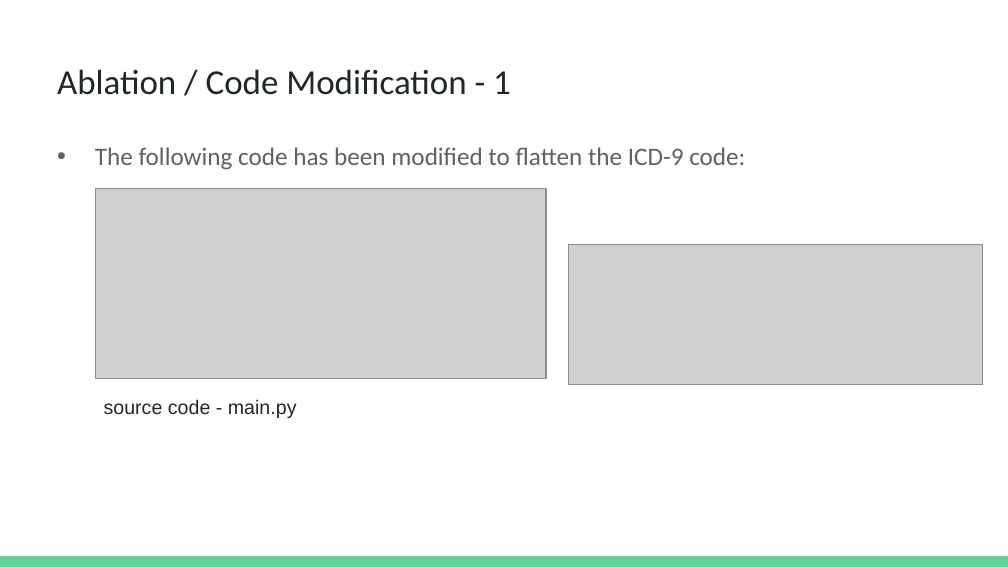
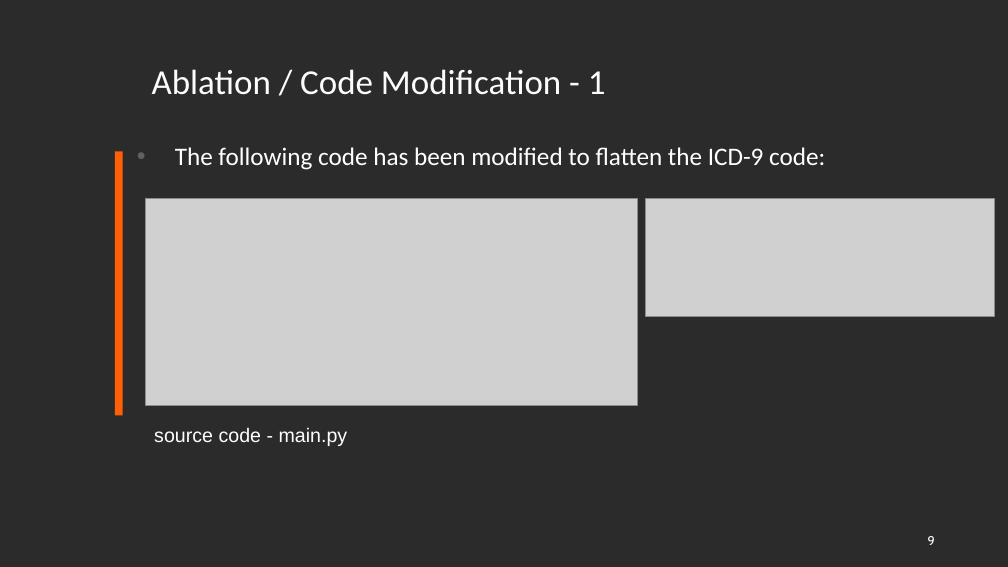
Before and after one commit to dbiswas0605/MCS-DS-CS598-DLH-HiCu, a slide deck: slide 9 of Presentation/CS598 DL4H Project Presentation.pptx. Drawn at 1008x567 pixels with LibreOffice and Linux fonts; fonts in the diff are those of the drawing; grey boxes stand for pictures; background and template pictures are left out; a plain dark background stands for a picture behind light text. Boxes give left, top, right and bottom in pixels: in the first picture for what was removed or moved away, otherwise in the second. Text is boxed around its words. In the diff, an @@ line names an element or a change of style, - is before the commit and + after.

```diff
--- a/Presentation/CS598 DL4H Project Presentation.pptx
+++ b/Presentation/CS598 DL4H Project Presentation.pptx
@@ background #FFFFFF to picture (left out) @@
@@ title "Ablation / Code Modification - ...": place and size @@
-title "Ablation / Code Modification - ..." at [57,69,511,95]
+title "Ablation / Code Modification - ..." at [152,69,606,95]
@@ title "Ablation / Code Modification - ..." at [152,69,606,95]: text colour #202729 to #FAFDFB @@
@@ text "The following code has been ...": place and size @@
-text "The following code has been ..." at [95,147,745,170]
+text "The following code has been ..." at [175,147,825,170]
@@ text "The following code has been ..." at [175,147,825,170]: text colour #616161 to #FFFFFF @@
@@ rectangle added at [115,151,123,415], fill #FF5F05 @@
@@ picture: place and size @@
-picture at [95,188,545,378]
+picture at [146,199,638,405]
@@ picture: place and size @@
-picture at [569,244,983,384]
+picture at [645,199,994,317]
@@ text "source code - main.py": place and size @@
-text "source code - main.py" at [104,399,297,418]
+text "source code - main.py" at [154,427,348,446]
@@ text "source code - main.py" at [154,427,348,446]: text colour #202729 to #FFFDFF @@
@@ page number added at [928,536,935,545], 9 pt, text #FFFFFF @@
+9
@@ rectangle removed at [0,556,1008,567] @@
```
Also in this commit, not shown: 13 other slides changed, 1 slide added, 1 other file.
